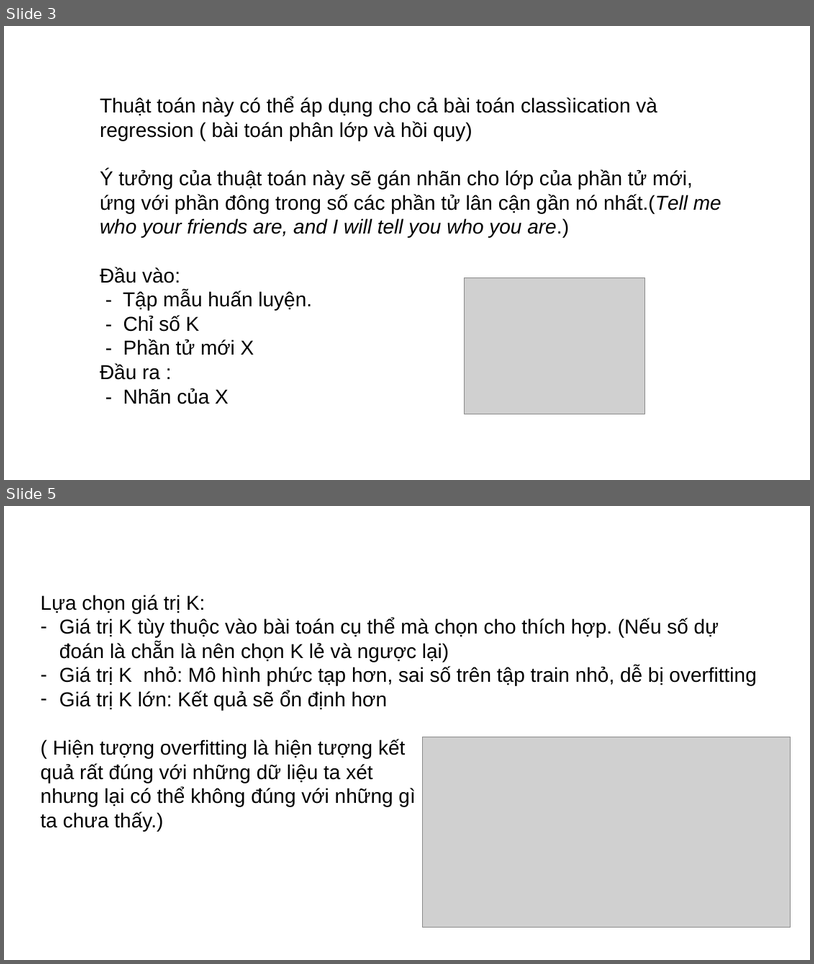
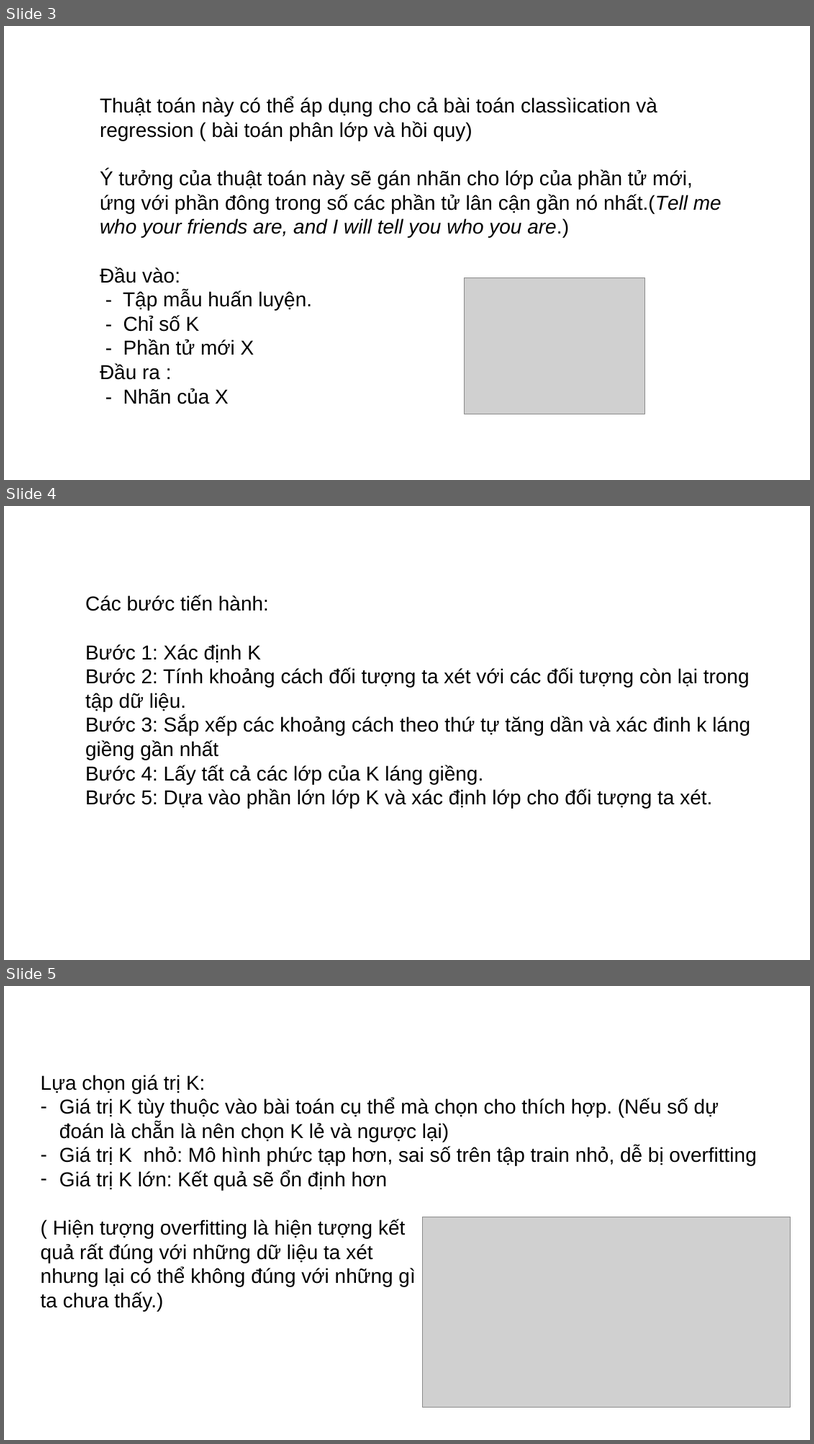
Before and after one commit to doanquocnhan/Credit-Card-Fraud-Detection-Using-KNN, a slide deck: BaoCao_4Tuandau.pptx. Shown one above the other, each under a label of ours: slides 3 and 5 before the commit, slides 3, 4 and 5 after it; the slides between them are not shown. The pictures are 814x964 and 814x1444 pixels, drawn with LibreOffice and Linux fonts; fonts in the diff are those of the drawing; grey boxes stand for pictures. Boxes give left, top, right and bottom in pixels: in the first picture for what was removed or moved away, otherwise in the second. Text is boxed around its words. In the diff, an @@ line names an element or a change of style, - is before the commit and + after.

```diff
--- a/BaoCao_4Tuandau.pptx
+++ b/BaoCao_4Tuandau.pptx
@@ slide 4 added at (x1=4, y1=506, x2=810, y2=960), background #FFFFFF @@
@@ text added at (x1=85, y1=595, x2=751, y2=808), 24 pt, text #000000 @@
+Các bước tiến hành:
+Bước 1: Xác định K
+Bước 2: Tính khoảng cách đối tượng ta xét với các đối tượng còn lại trong tập dữ liệu.
+Bước 3: Sắp xếp các khoảng cách theo thứ tự tăng dần và xác đinh k láng giềng gần nhất
+Bước 4: Lấy tất cả các lớp của K láng giềng.
+Bước 5: Dựa vào phần lớn lớp K và xác định lớp cho đối tượng ta xét.
```
Also in this commit, not shown: 3 other slides added.
